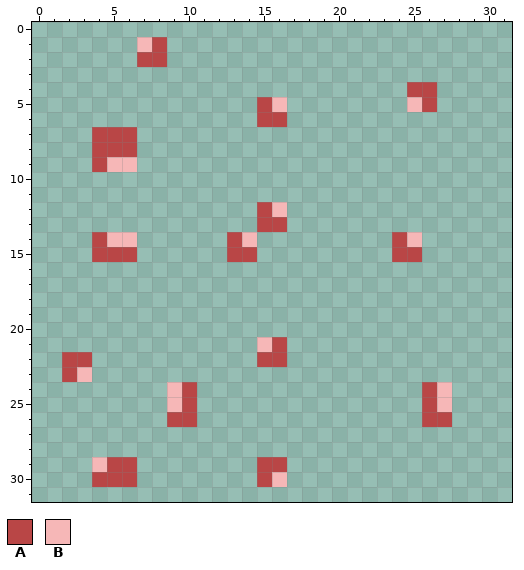
Two versions of one pixel-art file, build/res/img/cherry_seeds.ase. Above, as it was before the edit.
32x32 pixels, 1 frame.
Palette (. is transparent): A #b94646  B #f6b7b7
Pixels before, first column x 2:
 1 .....BA...................
 2 .....AA...................
 3 ..........................
 4 .......................AA.
 5 .............AB........BA.
 6 .............AA...........
 7 ..AAA.....................
 8 ..AAA.....................
 9 ..ABB.....................
10 ..........................
11 ..........................
12 .............AB...........
13 .............AA...........
14 ..ABB......AB.........AB..
15 ..AAA......AA.........AA..
16 ..........................
17 ..........................
18 ..........................
19 ..........................
20 ..........................
21 .............BA...........
22 AA...........AA...........
23 AB........................
24 .......BA...............AB
25 .......BA...............AB
26 .......AA...............AA
27 ..........................
28 ..........................
29 ..BAA........AA...........
30 ..AAA........AB...........
After the commit:
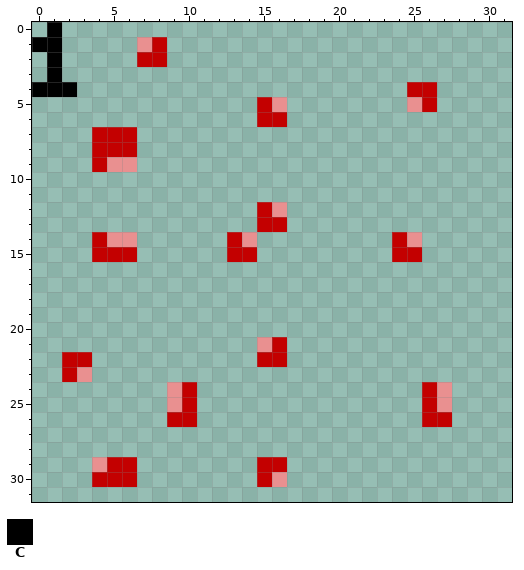
Colours new in this view: C #000000
Commit: Addded seed class and fix bugs
From old to new:
{"colour":"A","old":"#b94646","new":"#c30000"}
{"colour":"B","old":"#f6b7b7","new":"#e99090"}
{"y":0,"x":1,"old":".","new":"C"}
{"y":1,"x":0,"old":"..","new":"CC"}
{"y":2,"x":1,"old":".","new":"C"}
{"y":3,"x":1,"old":".","new":"C"}
{"y":4,"x":0,"old":"...","new":"CCC"}
